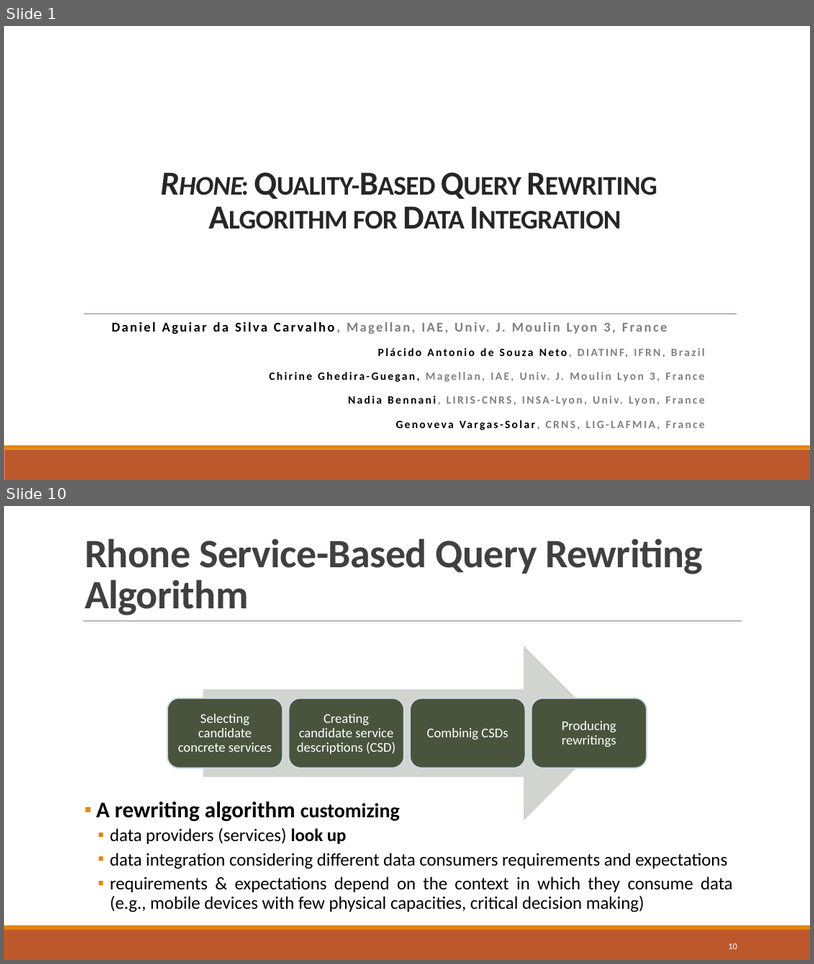
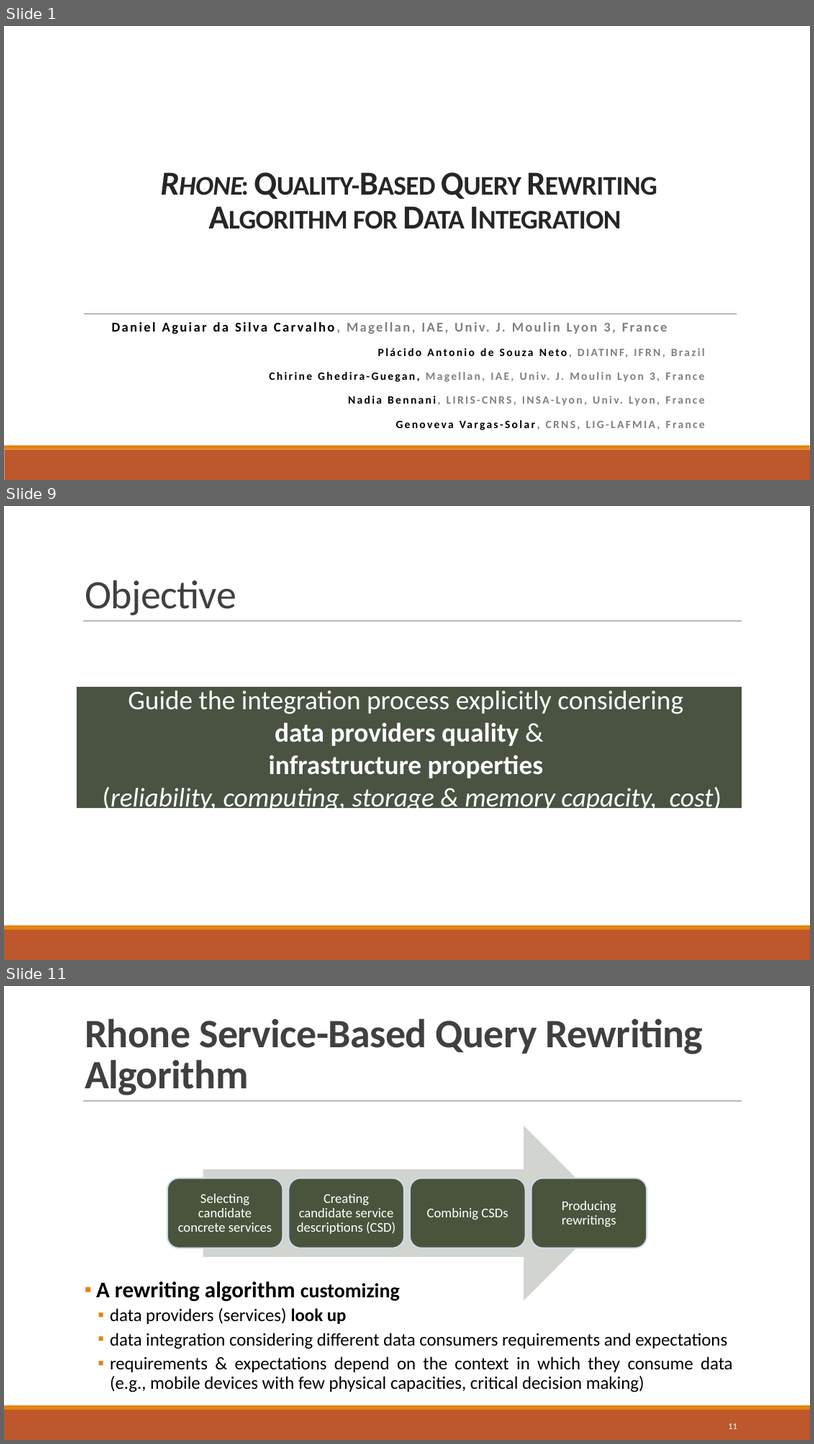
Before and after one commit to danielboni/DanielCarvalho-PhD, a slide deck: Presentations/ADBIS 2016/Presentation_ADBIS 2016.pptx. Shown one above the other, each under a label of ours: slides 1 and 10 before the commit, slides 1, 9 and 11 after it; the slides between them are not shown. The pictures are 814x964 and 814x1444 pixels, drawn with LibreOffice and Linux fonts; fonts in the diff are those of the drawing. Boxes give left, top, right and bottom in pixels: in the first picture for what was removed or moved away, otherwise in the second. Text is boxed around its words. In the diff, an @@ line names an element or a change of style, - is before the commit and + after.

```diff
--- a/Presentations/ADBIS 2016/Presentation_ADBIS 2016.pptx
+++ b/Presentations/ADBIS 2016/Presentation_ADBIS 2016.pptx
@@ slide 9 added at [4,506,810,960], background #FFFFFF; not listed: 3 template elements that a slide beside it also shows @@
@@ title added at [85,580,237,615], 36 pt, text #404040 @@
+Objective
@@ rectangle added at [77,687,742,808], fill #4A5242, 24 pt, text #FFFFFF @@
+Guide the integration process explicitly considering
+data providers quality &
+infrastructure properties
+(reliability, computing, storage & memory capacity, cost)
@@ what was slide 10 is now slide 11 @@
@@ page number at [728,1423,737,1429]: text changed @@
-10
+11
```
Also in this commit, not shown: 19 slides changed, 2 other slides added, 2 slides removed.
